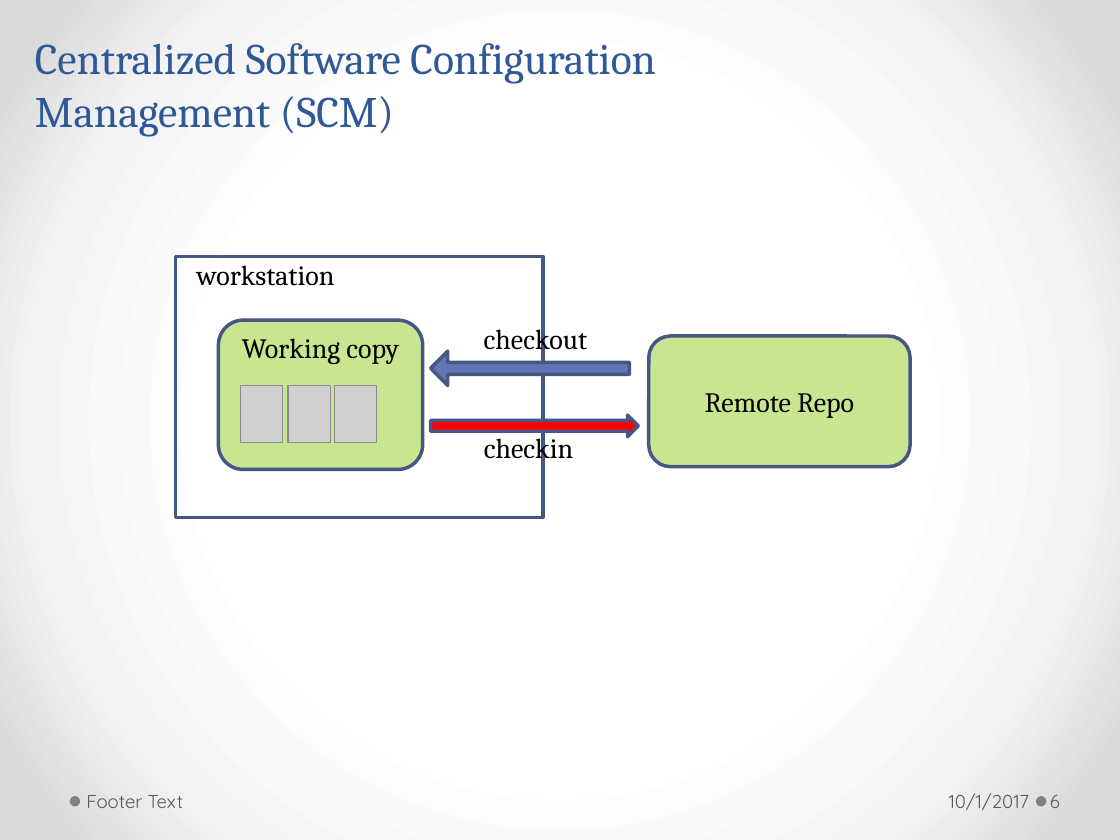
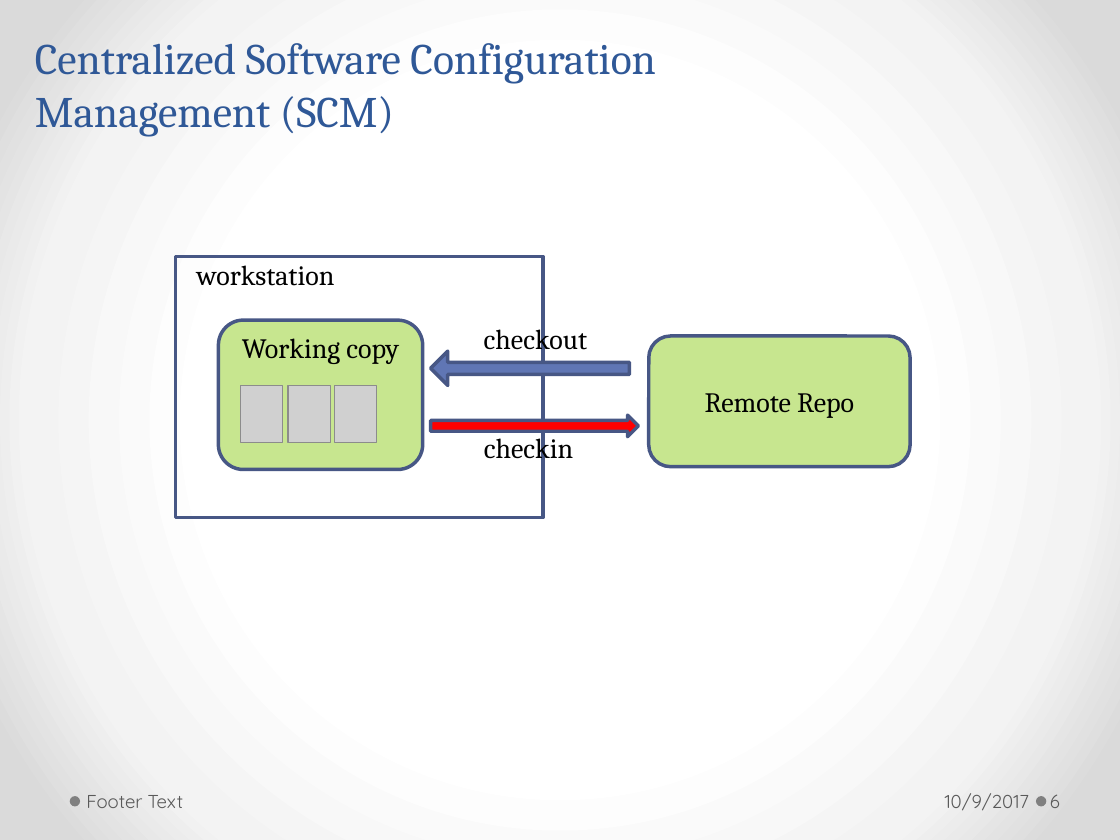
Before and after one commit to h-t-tran/brown, a slide deck: slide 6 of git/git.pptx. Drawn at 1120x840 pixels with LibreOffice and Linux fonts; fonts in the diff are those of the drawing; grey boxes stand for pictures. Boxes give left, top, right and bottom in pixels: in the first picture for what was removed or moved away, otherwise in the second. Text is boxed around its words. In the diff, an @@ line names an element or a change of style, - is before the commit and + after.

```diff
--- a/git/git.pptx
+++ b/git/git.pptx
@@ text at bbox=[945, 793, 1030, 811]: text changed @@
-10/1/2017
+10/9/2017
```
Also in this commit, not shown: 10 other slides changed.
